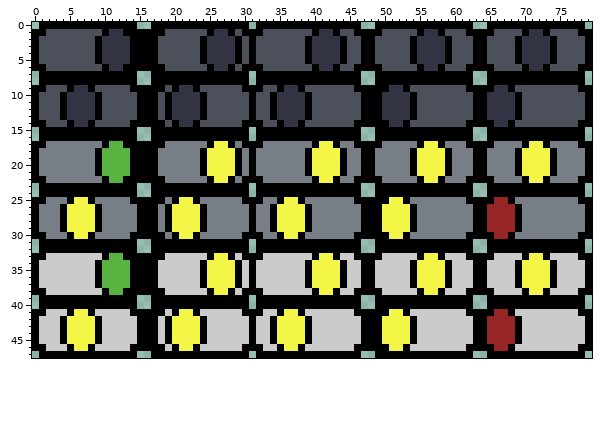
A sprite sheet gets an edit: assets/switch.png. Above, as it was before the edit.
The file is 80x48 pixels.
After:
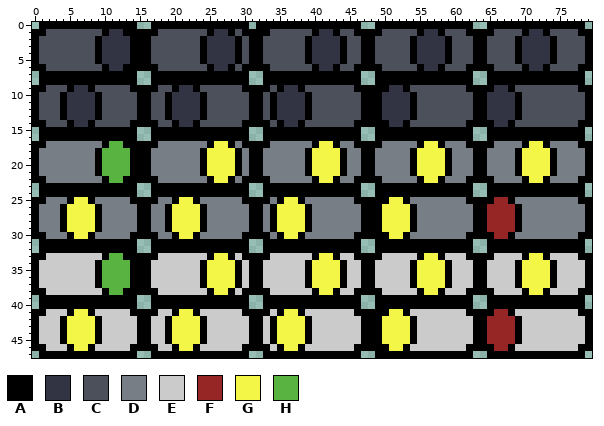
Palette (. is transparent): A #000000  B #333443  C #4c505b  D #777e86  E #cbcbcb  F #962626  G #f3f647  H #59b341
Diff:
@@ x 15..35 @@
  0 ..AAAAAAAAAAAAAA.AAAA
- 1 AAAACCCCCCABBACAAACCC
- 2 AAACCCCCCABBBBACACCCC
- 3 AAACCCCCCABBBBACACCCC
- 4 AAACCCCCCABBBBACACCCC
- 5 AAACCCCCCABBBBACACCCC
- 6 AAAACCCCCCABBACAAACCC
- 7 ..AAAAAAAAAAAAAA.AAAA
- 8 ..AAAAAAAAAAAAAA.AAAA
- 9 AAAACABBACCCCCCAAACCA
-10 AAACABBBBACCCCCCACCAB
-11 AAACABBBBACCCCCCACCAB
-12 AAACABBBBACCCCCCACCAB
-13 AAACABBBBACCCCCCACCAB
-14 AAAACABBACCCCCCAAACCA
-15 ..AAAAAAAAAAAAAA.AAAA
-16 ..AAAAAAAAAAAAAA.AAAA
-17 AAAADDDDDDAGGADAAADDD
-18 AAADDDDDDAGGGGADADDDD
-19 AAADDDDDDAGGGGADADDDD
-20 AAADDDDDDAGGGGADADDDD
-21 AAADDDDDDAGGGGADADDDD
-22 AAAADDDDDDAGGADAAADDD
-23 ..AAAAAAAAAAAAAA.AAAA
-24 ..AAAAAAAAAAAAAA.AAAA
-25 AAAADAGGADDDDDDAAADDA
-26 AAADAGGGGADDDDDDADDAG
-27 AAADAGGGGADDDDDDADDAG
-28 AAADAGGGGADDDDDDADDAG
-29 AAADAGGGGADDDDDDADDAG
-30 AAAADAGGADDDDDDAAADDA
-31 ..AAAAAAAAAAAAAA.AAAA
-32 ..AAAAAAAAAAAAAA.AAAA
-33 AAAAEEEEEEAGGAEAAAEEE
-34 AAAEEEEEEAGGGGAEAEEEE
-35 AAAEEEEEEAGGGGAEAEEEE
-36 AAAEEEEEEAGGGGAEAEEEE
-37 AAAEEEEEEAGGGGAEAEEEE
-38 AAAAEEEEEEAGGAEAAAEEE
-39 ..AAAAAAAAAAAAAA.AAAA
-40 ..AAAAAAAAAAAAAA.AAAA
-41 AAAAEAGGAEEEEEEAAAEEA
-42 AAAEAGGGGAEEEEEEAEEAG
-43 AAAEAGGGGAEEEEEEAEEAG
-44 AAAEAGGGGAEEEEEEAEEAG
-45 AAAEAGGGGAEEEEEEAEEAG
-46 AAAAEAGGAEEEEEEAAAEEA
-47 ..AAAAAAAAAAAAAA.AAAA
+ 1 AAACCCCCCCABBACAAAACC
+ 2 AACCCCCCCABBBBACAACCC
+ 3 AACCCCCCCABBBBACAACCC
+ 4 AACCCCCCCABBBBACAACCC
+ 5 AACCCCCCCABBBBACAACCC
+ 6 AAACCCCCCCABBACAAAACC
+ 7 ..AAAAAAAAAAAAAA..AAA
+ 8 ..AAAAAAAAAAAAAA..AAA
+ 9 AAACCABBACCCCCCAAAACA
+10 AACCABBBBACCCCCCAACAB
+11 AACCABBBBACCCCCCAACAB
+12 AACCABBBBACCCCCCAACAB
+13 AACCABBBBACCCCCCAACAB
+14 AAACCABBACCCCCCAAAACA
+15 ..AAAAAAAAAAAAAA..AAA
+16 ..AAAAAAAAAAAAAA..AAA
+17 AAADDDDDDDAGGADAAAADD
+18 AADDDDDDDAGGGGADAADDD
+19 AADDDDDDDAGGGGADAADDD
+20 AADDDDDDDAGGGGADAADDD
+21 AADDDDDDDAGGGGADAADDD
+22 AAADDDDDDDAGGADAAAADD
+23 ..AAAAAAAAAAAAAA..AAA
+24 ..AAAAAAAAAAAAAA..AAA
+25 AAADDAGGADDDDDDAAAADA
+26 AADDAGGGGADDDDDDAADAG
+27 AADDAGGGGADDDDDDAADAG
+28 AADDAGGGGADDDDDDAADAG
+29 AADDAGGGGADDDDDDAADAG
+30 AAADDAGGADDDDDDAAAADA
+31 ..AAAAAAAAAAAAAA..AAA
+32 ..AAAAAAAAAAAAAA..AAA
+33 AAAEEEEEEEAGGAEAAAAEE
+34 AAEEEEEEEAGGGGAEAAEEE
+35 AAEEEEEEEAGGGGAEAAEEE
+36 AAEEEEEEEAGGGGAEAAEEE
+37 AAEEEEEEEAGGGGAEAAEEE
+38 AAAEEEEEEEAGGAEAAAAEE
+39 ..AAAAAAAAAAAAAA..AAA
+40 ..AAAAAAAAAAAAAA..AAA
+41 AAAEEAGGAEEEEEEAAAAEA
+42 AAEEAGGGGAEEEEEEAAEAG
+43 AAEEAGGGGAEEEEEEAAEAG
+44 AAEEAGGGGAEEEEEEAAEAG
+45 AAEEAGGGGAEEEEEEAAEAG
+46 AAAEEAGGAEEEEEEAAAAEA
+47 ..AAAAAAAAAAAAAA..AAA
Changed places in both pictures, as pixel boxes (x1, y1, x2, y2):
changed: (151, 29, 165, 351)
changed: (256, 29, 270, 358)
